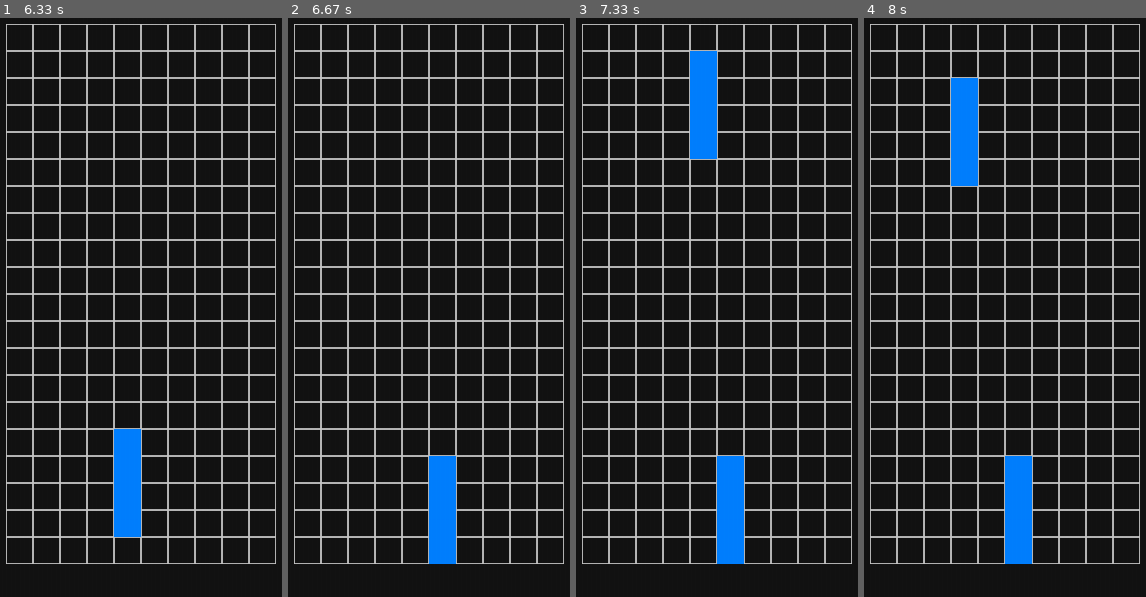
Above: before the commit, frames 1-4 (left to right).
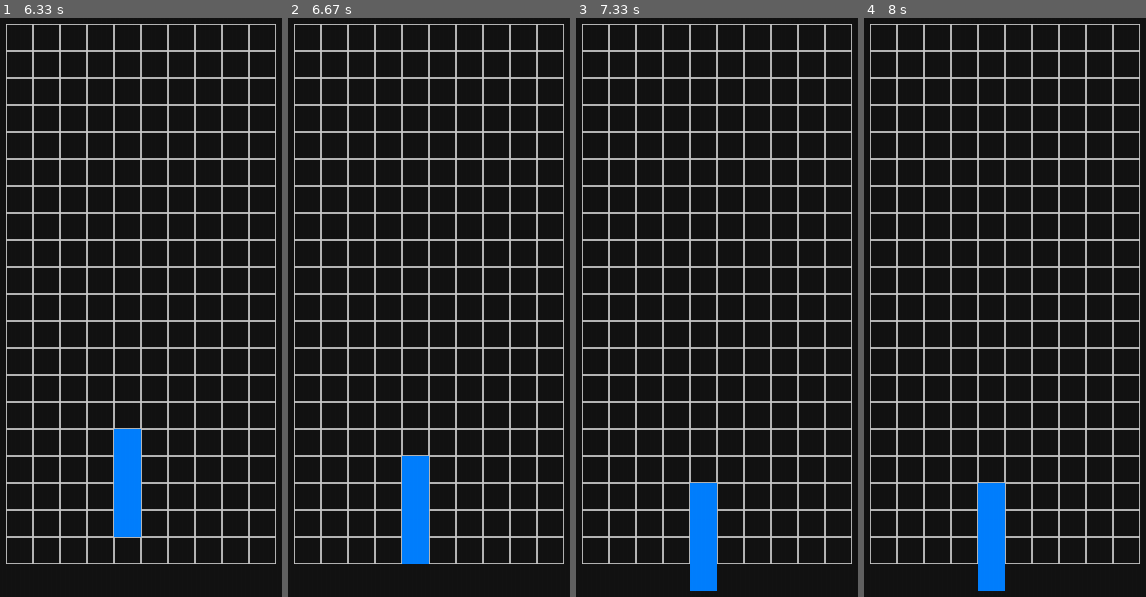
Above: after the commit, the same moments.

Repository: phi-luan/pygame-tetris
Game: pygame game, started from main.py
Two runs of this game, one before a commit and one after it. Both use one fixed random seed, a clock stepped at 60 frames per second and the inputs below.
Inputs:
- Up to frame 1 (6.33 s): hold Right 0.33-0.8 s; hold Right 0.83-1.3 s; hold Left 1.33-1.87 s; hold Down 1.9-2.2 s; hold Left 2.23-2.63 s; hold Right 2.67-3.3 s; hold Down 3.33-3.7 s; hold Left 3.73-4.2 s; hold Right 4.23-4.7 s; hold Right 4.73-5.2 s; hold Left 5.23-5.77 s; hold Down 5.8-6.1 s; hold Left from 6.13 s (still down)
- Up to frame 2 (6.67 s): release Left at 6.53 s; hold Right from 6.57 s (still down)
- Up to frame 3 (7.33 s): release Right at 7.2 s; hold Down from 7.23 s (still down)
- Up to frame 4 (8 s): release Down at 7.6 s; hold Left from 7.63 s (still down)

Frame 1 is identical in both runs. In frame 2, 3.6% of the frame differs, in the area x 40-60%, y 75-95%; in frame 3, 5.4%, in the area x 40-60%, y 5-99%; in frame 4, 5.4%.

Commit message:
Add files via upload

Diff:
--- a/block.py
+++ b/block.py
@@ -8,17 +8,17 @@
         self.units = pygame.sprite.Group()
         self.color = color
 
-    def move(self, direction):
+    def move(self, board, direction, next_frame_event):
         if direction == 'left':
             for unit in self.units:
-                if unit.rect.left <= const.GRID_START_X:
+                if unit.rect.left <= const.GRID_START_X or self.has_collided(board, next_frame_event):
                     return
             for unit in self.units:
                 unit.rect.x -= const.BLOCK_SIZE
                 unit.x -= const.BLOCK_SIZE
-        elif direction == 'right':
+        elif direction == 'right' :
             for unit in self.units:
-                if unit.rect.right >= const.GRID_END_X:
+                if unit.rect.right >= const.GRID_END_X or self.has_collided(board, next_frame_event):
                     return
             for unit in self.units:
                 unit.rect.x += const.BLOCK_SIZE
@@ -28,15 +28,19 @@
                 unit.rect.y += const.BLOCK_SIZE
                 unit.y += const.BLOCK_SIZE
 
-    def check_collision(self, next_frame_event) -> bool:
+    def has_collided(self, board, next_frame_event) -> bool:
         for unit in self.units:
-            if unit.convert_to_coordinates()[1] == const.BOARD_HEIGHT:
+            i,j = unit.convert_to_coordinates()
+            if j == const.BOARD_HEIGHT:
+                pygame.time.set_timer(next_frame_event, 0)
+                return True
+            elif board.coordinates[j][i][0]:
                 pygame.time.set_timer(next_frame_event, 0)
                 return True
         return False
 
     def update_unit_coordinates(self, board, next_frame_event):
-        if not self.check_collision(next_frame_event):
+        if not self.has_collided(board, next_frame_event):
             for block in self.units:
                 block.fall()
         else:
--- a/board.py
+++ b/board.py
@@ -5,11 +5,7 @@
         self.coordinates = [[(False, const.WHITE) for i in range(const.BOARD_WIDTH)] for j in range(const.BOARD_HEIGHT)]
 
     def add_block(self, block):
-
         for unit in block.units:
             i = unit.convert_to_coordinates()[0]
             j = unit.convert_to_coordinates()[1] - 1
             self.coordinates[j][i] = (True, block.color)
-
-        for row in self.coordinates:
-            print(row)
--- a/main.py
+++ b/main.py
@@ -30,11 +30,11 @@
             current_block.update_unit_coordinates(board, next_frame_event)
         elif event.type == pygame.KEYDOWN:
             if event.key == pygame.K_LEFT:
-                current_block.move('left')
+                current_block.move(board, 'left', next_frame_event)
             elif event.key == pygame.K_RIGHT:
-                current_block.move('right')
+                current_block.move(board, 'right', next_frame_event)
             elif event.key == pygame.K_DOWN:
-                current_block.move('down')
+                current_block.move(board, 'down', next_frame_event)
 
 def main():
     global SCREEN, CLOCK
